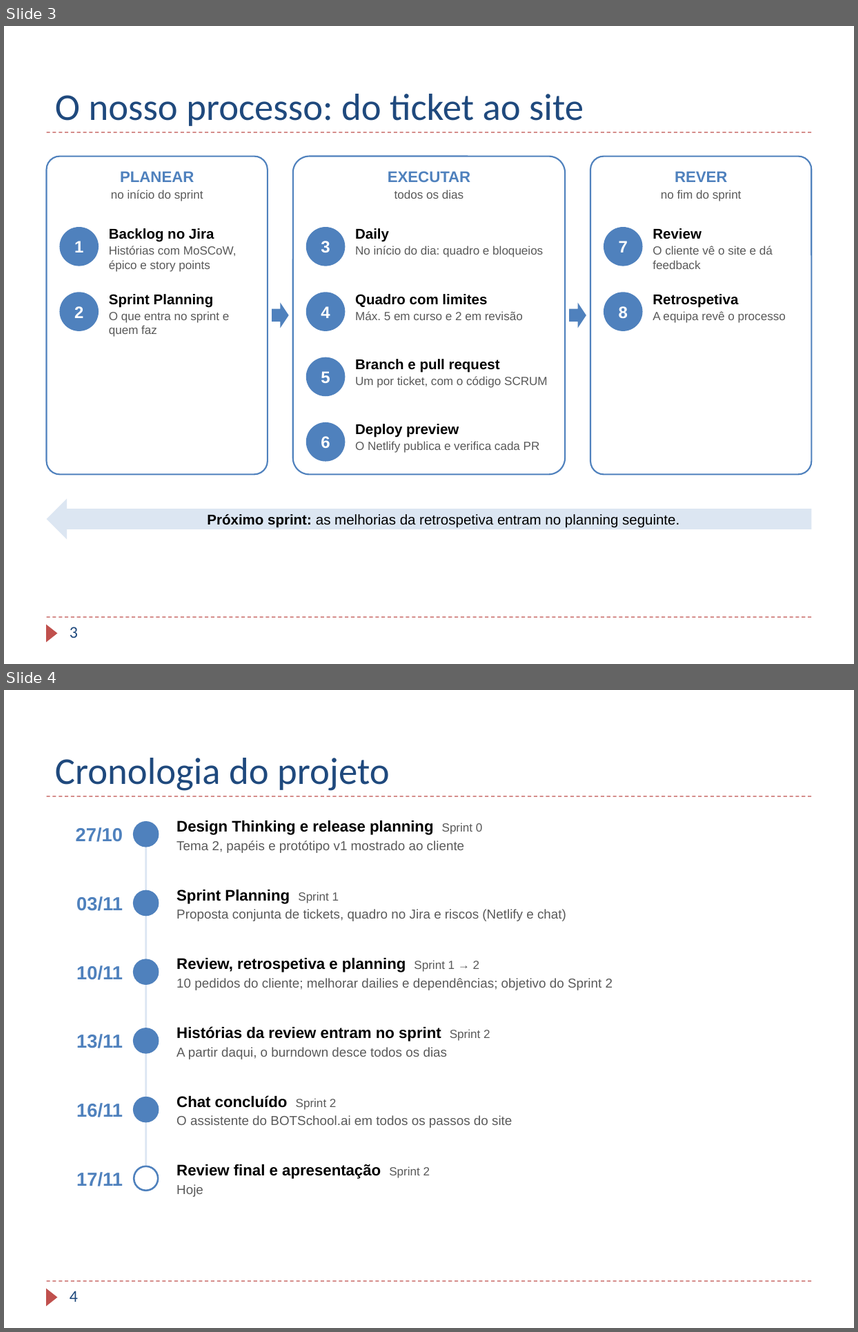
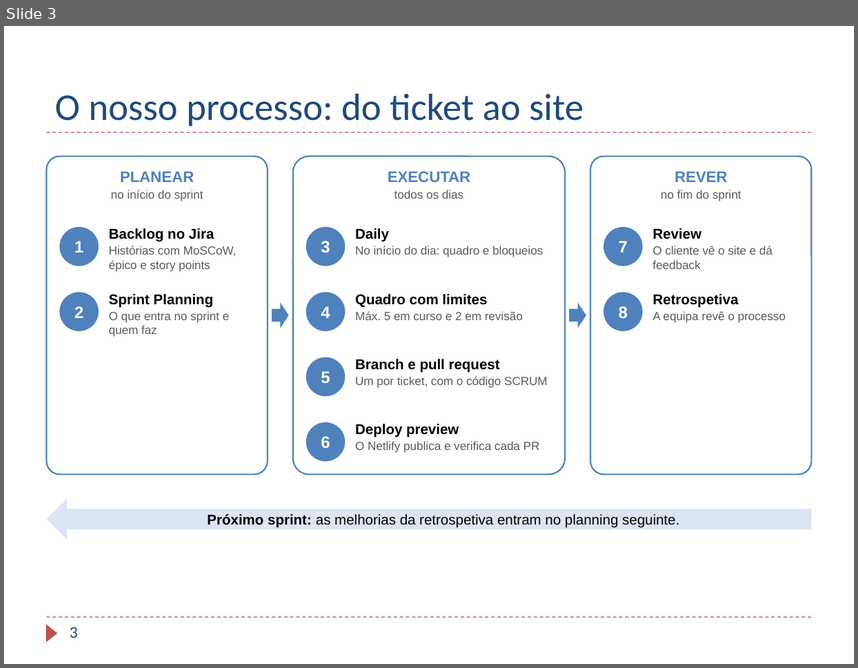
Before and after one commit to TaniaBmGuedes/MDS-TP4, a slide deck: entrega/07_Apresentacao_Final.pptx. Shown one above the other, each under a label of ours: slides 3 and 4 before the commit, slide 3 after it. The pictures are 858x1332 and 858x668 pixels, drawn with LibreOffice and Linux fonts; fonts in the diff are those of the drawing; background and template pictures are left out. Boxes give left, top, right and bottom in pixels: in the first picture for what was removed or moved away, otherwise in the second. Text is boxed around its words. In the diff, an @@ line names an element or a change of style, - is before the commit and + after.

Commit message:
Entrega: pasta só com os entregáveis, PDF e zip final
- Apresentação sem o slide da cronologia (13 slides)
- Design Thinking sem a linha «Se houver tempo» na distribuição pelos sprints
- PDF dos 7 documentos e LEIA-ME com os links em entrega/
- figuras e estado da entrega passam para Relatorio/
- MDS_TP4_P1_FlowLab_Entrega.zip para submeter

```diff
--- a/entrega/07_Apresentacao_Final.pptx
+++ b/entrega/07_Apresentacao_Final.pptx
@@ slide 4 removed at [4,690,854,1328], background #FFFFFF; not listed: 3 template elements that a slide beside it also shows @@
@@ title removed at [55,758,390,791] @@
-Cronologia do projeto
@@ text removed at [76,827,123,842] @@
-27/10
@@ ellipse removed at [134,822,158,845] @@
@@ rectangle removed at [145,834,147,1179] @@
@@ text removed at [176,820,483,853] @@
-Design Thinking e release planning Sprint 0
-Tema 2, papéis e protótipo v1 mostrado ao cliente
@@ text removed at [76,896,123,911] @@
-03/11
@@ ellipse removed at [134,891,158,914] @@
@@ text removed at [176,889,566,921] @@
-Sprint Planning Sprint 1
-Proposta conjunta de tickets, quadro no Jira e riscos (Netlify e chat)
@@ text removed at [176,958,613,990] @@
-Review, retrospetiva e planning Sprint 1 → 2
-10 pedidos do cliente; melhorar dailies e dependências; objetivo do Sprint 2
@@ text removed at [76,965,123,980] @@
-10/11
@@ ellipse removed at [134,960,158,983] @@
@@ text removed at [76,1034,123,1048] @@
-13/11
@@ ellipse removed at [134,1028,158,1052] @@
@@ text removed at [176,1026,490,1059] @@
-Histórias da review entram no sprint Sprint 2
-A partir daqui, o burndown desce todos os dias
@@ text removed at [76,1103,123,1117] @@
-16/11
@@ ellipse removed at [134,1097,158,1121] @@
@@ text removed at [176,1095,512,1127] @@
-Chat concluído Sprint 2
-O assistente do BOTSchool.ai em todos os passos do site
@@ text removed at [176,1164,430,1196] @@
-Review final e apresentação Sprint 2
-Hoje
@@ text removed at [76,1172,123,1186] @@
-17/11
@@ ellipse removed at [134,1166,158,1190] @@
@@ page number removed at [70,1290,78,1301] @@
-4
```
Also in this commit, not shown: 30 other files.
